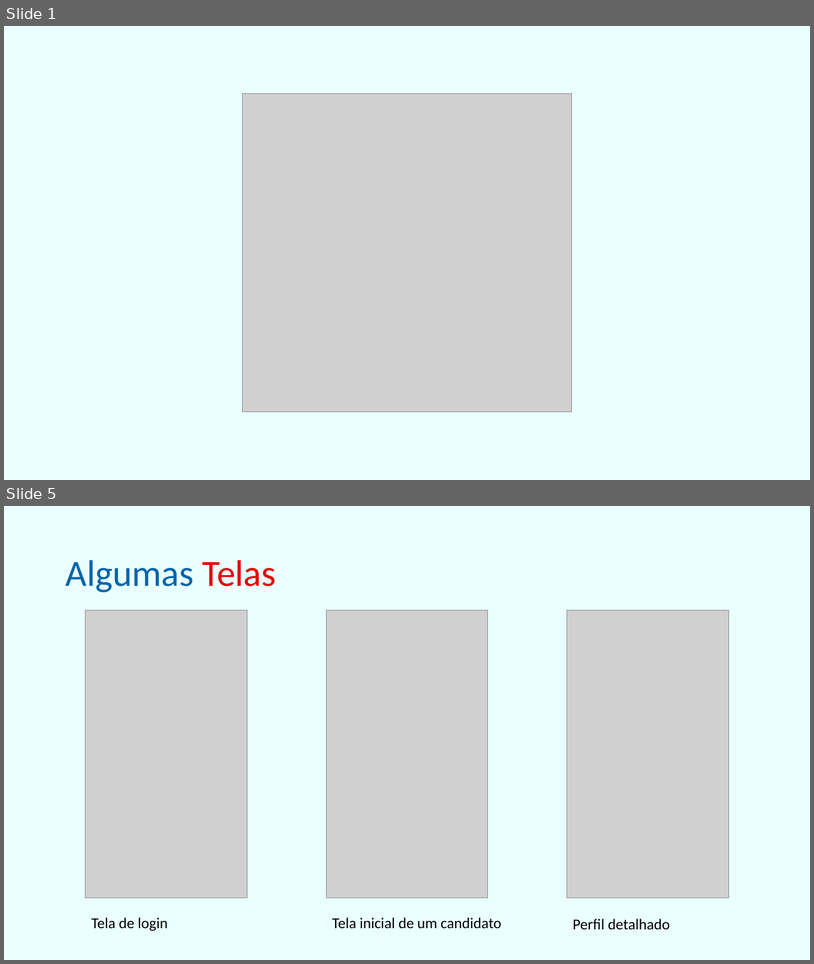
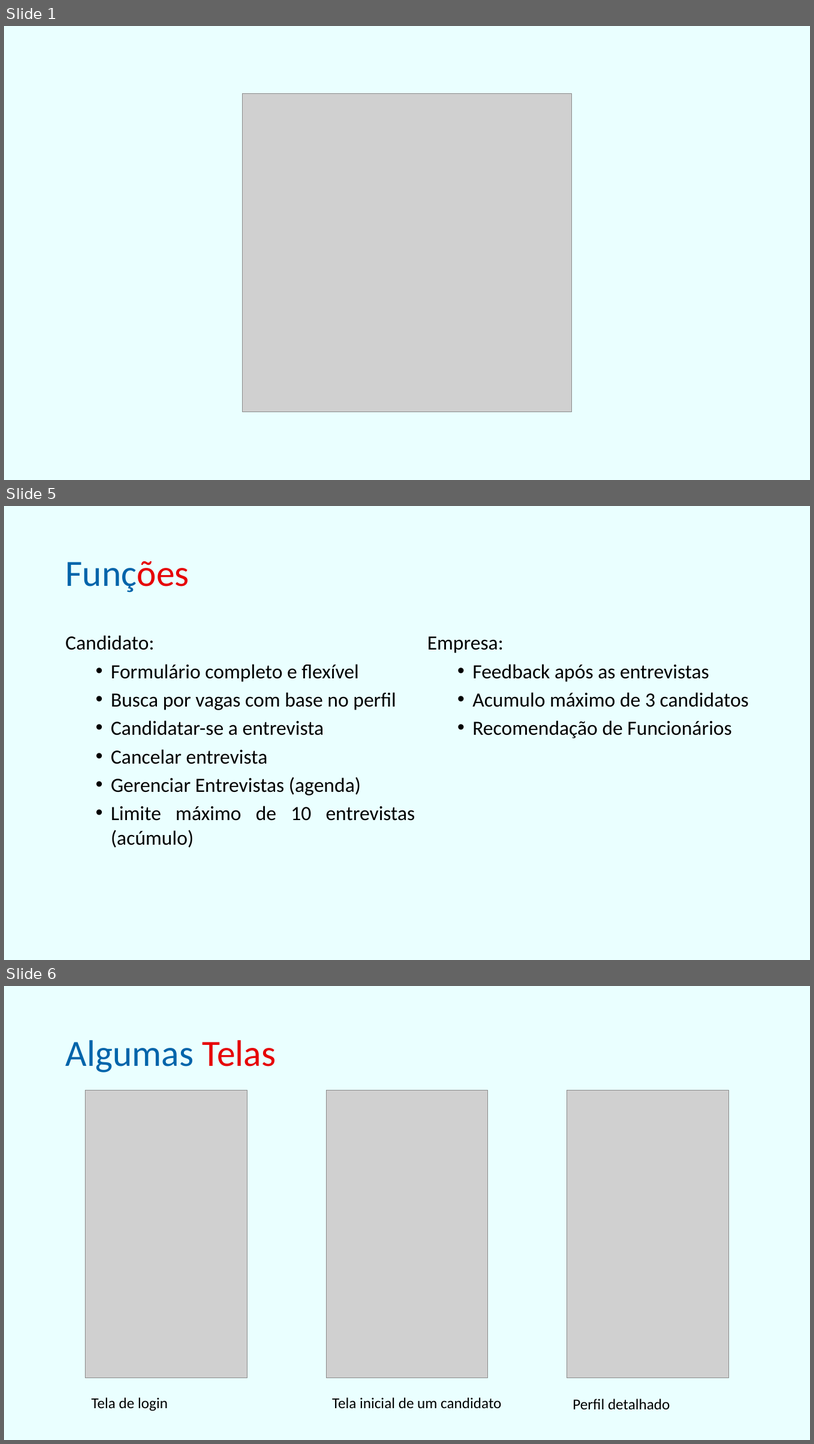
Before and after one commit to IcaroRios/CPBA2017HackatonDesafiosBahia, a slide deck: materiais/Apresentação1.pptx. Shown one above the other, each under a label of ours: slides 1 and 5 before the commit, slides 1, 5 and 6 after it; the slides between them are not shown. The pictures are 814x964 and 814x1444 pixels, drawn with LibreOffice and Linux fonts; fonts in the diff are those of the drawing; grey boxes stand for pictures. Boxes give left, top, right and bottom in pixels: in the first picture for what was removed or moved away, otherwise in the second. Text is boxed around its words. In the diff, an @@ line names an element or a change of style, - is before the commit and + after.

```diff
--- a/materiais/Apresentação1.pptx
+++ b/materiais/Apresentação1.pptx
@@ slide 5 added at (4, 506, 810, 960), background #EAFFFF @@
@@ title added at (65, 561, 189, 592), 44 pt, text #0064AA @@
+Funções
@@ text added at (65, 635, 416, 847), 24 pt, text #000000 @@
+Candidato:
+  • Formulário completo e flexível
+  • Busca por vagas com base no perfil
+  • Candidatar-se a entrevista
+  • Cancelar entrevista
+  • Gerenciar Entrevistas (agenda)
+  • Limite máximo de 10 entrevistas (acúmulo)
@@ text added at (428, 636, 749, 738), 24 pt, text #000000 @@
+Empresa:
+  • Feedback após as entrevistas
+  • Acumulo máximo de 3 candidatos
+  • Recomendação de Funcionários
@@ what was slide 5 is now slide 6 @@
```
Also in this commit, not shown: 3 slides changed, 1 other file.
